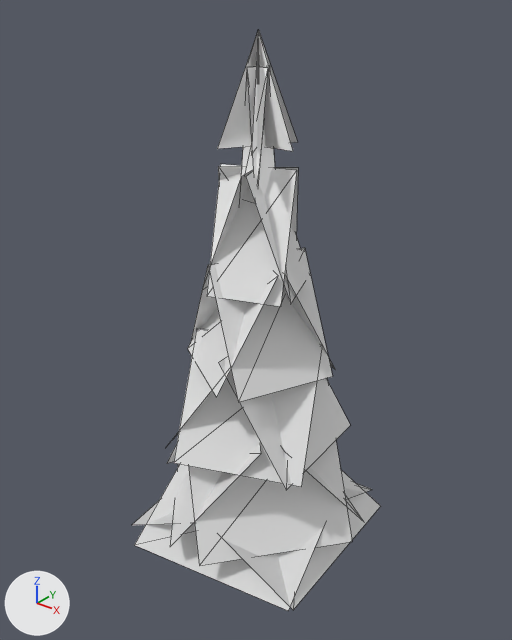
The glTF model app/assets/models/vegetation/lods/conifer_tall_far.glb as it was, and as the next commit left it.
One viewpoint serves both versions: a 50 mm camera at (10.73, -13.49, 15.08) aimed at (-0.05, -0.02, 6.72). The lights are fixed; the arrows at lower left show +X, +Y and +Z. The first picture is the older version. Mesh edges are drawn as thin lines. Vertices at exactly the same position are counted once.

Objects in the first picture: 'conifer_tall_far'.
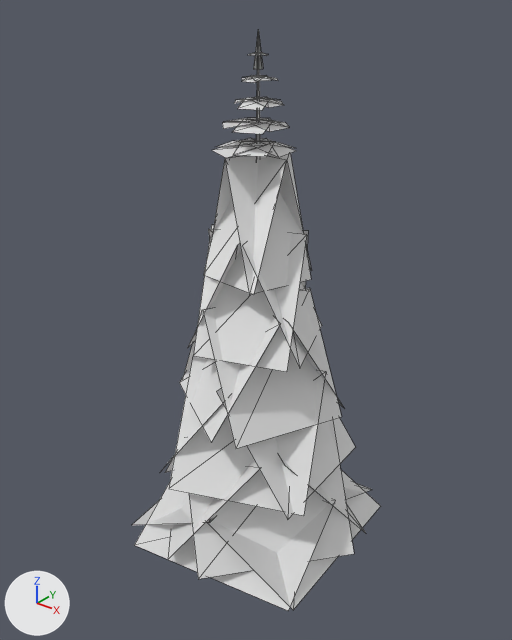
Edits to the bpy script that builds the scene:
```text
Change me_conifer_tall_far:
    used by ob_conifer_tall_far; location = (0.0, 0.0, 0.0)
    remove me_conifer_tall_far.from_pydata(...)  # 115 vertices, 67 faces; spans x -3.32..3.32, y -3.35..3.29, z -0.6..14.0
    add me_conifer_tall_far.from_pydata(...)  # 235 vertices, 127 faces; spans x -3.42..3.42, y -3.38..3.39, z -0.6..14.0
    me_conifer_tall_far part 1: the loose piece of 4 vertices spanning x -1.81..3.18, y -1.17..3.29, z 0.82..3.92 is rebuilt with 4 vertices and now spans x -1.86..3.27, y -1.2..3.39, z 0.42..3.52
    me_conifer_tall_far part 2: the loose piece of 4 vertices spanning x -3.25..1.03, y -1.89..3.1, z 0.82..3.92 is rebuilt with 4 vertices and now spans x -3.35..1.06, y -1.94..3.19, z 0.42..3.52
    me_conifer_tall_far part 3: the loose piece of 4 vertices spanning x -3.32..1.4, y -3.28..1.63, z 0.82..3.92 is rebuilt with 4 vertices and now spans x -3.42..1.45, y -3.38..1.68, z 0.42..3.52
    me_conifer_tall_far part 4: the loose piece of 4 vertices spanning x -1.36..3.32, y -3.27..1.67, z 0.82..3.92 is rebuilt with 4 vertices and now spans x -1.4..3.42, y -3.36..1.71, z 0.42..3.52
    me_conifer_tall_far part 5: the loose piece of 4 vertices spanning x -2.52..0.51, y -2.3..1.71, z 3.14..6.24 is rebuilt with 4 vertices and now spans x -2.7..0.54, y -2.47..1.83, z 2.34..5.44
    me_conifer_tall_far part 6: the loose piece of 4 vertices spanning x -1.65..2.44, y -2.62..0.68, z 3.14..6.24 is rebuilt with 4 vertices and now spans x -1.77..2.62, y -2.8..0.73, z 2.34..5.44
    me_conifer_tall_far part 7: the loose piece of 4 vertices spanning x -0.13..2.22, y -1.78..1.93, z 3.14..6.24 is rebuilt with 4 vertices and now spans x -0.14..2.38, y -1.91..2.07, z 2.34..5.44
    me_conifer_tall_far part 8: the loose piece of 4 vertices spanning x -2.09..0.61, y -1.25..1.97, z 5.46..8.56 is rebuilt with 4 vertices and now spans x -1.9..1.03, y -0.74..1.95, z 6.18..9.28
    me_conifer_tall_far part 9: the loose piece of 4 vertices spanning x -2.04..1.19, y -2.13..0.72, z 5.46..8.56 is rebuilt with 4 vertices and now spans x -2.34..1.37, y -2.43..0.83, z 4.26..7.36
    me_conifer_tall_far part 10: the loose piece of 4 vertices spanning x -0.57..2.07, y -1.95..1.27, z 5.46..8.56 is rebuilt with 4 vertices and now spans x -0.46..1.85, y -1.18..1.72, z 6.18..9.28
    me_conifer_tall_far part 11: the loose piece of 4 vertices spanning x -1.28..1.93, y -0.56..2.06, z 5.46..8.56 is rebuilt with 4 vertices and now spans x -1.46..2.22, y -0.64..2.36, z 4.26..7.36
    me_conifer_tall_far part 12: the loose piece of 4 vertices spanning x -1.37..0.26, y -1.25..0.95, z 7.78..10.88 is rebuilt with 4 vertices and now spans x -1.34..0.32, y -0.86..1.24, z 8.1..11.2
    me_conifer_tall_far part 13: the loose piece of 4 vertices spanning x -0.92..1.31, y -1.42..0.33, z 7.78..10.88 is rebuilt with 4 vertices and now spans x -1.03..0.92, y -1.18..0.1, z 8.1..11.2
    me_conifer_tall_far part 14: the loose piece of 4 vertices spanning x -0.36..1.43, y -0.91..1.33, z 7.78..10.88 is rebuilt with 4 vertices and now spans x -0.31..1.33, y -1.24..0.87, z 8.1..11.2
    me_conifer_tall_far part 15: the loose piece of 4 vertices spanning x -1.47..0.8, y -0.57..1.51, z 7.78..10.88 is rebuilt with 4 vertices and now spans x -0.92..1.02, y -0.09..1.17, z 8.1..11.2
    me_conifer_tall_far part 16: 22 vertices removed from x -1.04..1.04, y -0.9..0.9, z 10.1..13.2; 142 vertices added at x -2.39..2.37, y -2.23..2.26, z 4.26..13.5
    other edits to the shape of me_conifer_tall_far do not show in these pictures
```

Location of each change, (x1, y1, x2, y2) in pixels of the pictures (512 x 640 px):
'conifer_tall_far', reshaped
    before: (132, 29, 380, 611)
    after: (132, 30, 380, 611)
part 1 of me_conifer_tall_far, rebuilt
    before: (282, 448, 364, 522)
    after: (280, 457, 366, 533)
part 2 of me_conifer_tall_far, rebuilt
    before: (167, 444, 177, 463)
    after: (165, 458, 174, 473)
part 3 of me_conifer_tall_far, rebuilt
    before: (170, 444, 261, 546)
    after: (168, 459, 259, 559)
part 4 of me_conifer_tall_far, rebuilt
    before: (188, 441, 352, 566)
    after: (189, 420, 354, 579)
part 5 of me_conifer_tall_far, rebuilt
    before: (167, 391, 212, 446)
    after: (162, 409, 218, 470)
part 6 of me_conifer_tall_far, rebuilt (10% wider)
    before: (174, 328, 317, 487)
    after: (169, 356, 326, 516)
part 7 of me_conifer_tall_far, rebuilt (6% wider)
    before: (219, 359, 350, 490)
    after: (216, 389, 355, 519)
part 8 of me_conifer_tall_far, rebuilt
    before: (191, 248, 305, 341)
    after: (208, 229, 308, 288)
part 9 of me_conifer_tall_far, rebuilt (10% wider)
    before: (187, 272, 278, 397)
    after: (180, 317, 280, 442)
part 10 of me_conifer_tall_far, rebuilt
    before: (209, 248, 333, 402)
    after: (243, 243, 322, 368)
part 11 of me_conifer_tall_far, rebuilt (19% wider)
    before: (283, 273, 335, 369)
    after: (283, 318, 345, 409)
part 12 of me_conifer_tall_far, rebuilt
    before: (202, 170, 253, 290)
    after: (214, 156, 239, 229)
part 13 of me_conifer_tall_far, rebuilt (8% narrower)
    before: (207, 164, 297, 307)
    after: (203, 155, 286, 295)
part 14 of me_conifer_tall_far, rebuilt (43% wider)
    before: (246, 171, 306, 304)
    after: (225, 153, 311, 294)
part 15 of me_conifer_tall_far, rebuilt
    before: (218, 166, 298, 235)
    after: (270, 156, 312, 271)
part 16 of me_conifer_tall_far, reshaped
    before: (217, 29, 297, 203)
    after: (183, 30, 341, 449)
